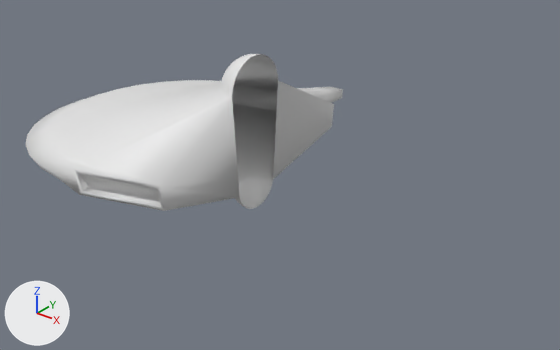
The glTF model games/revenger/assets/Revenger. enemy 2.glb, before and after one commit.
Before and after are seen from a 50 mm camera at (38.8, -115.9, 12.2) aimed at (21.5, -94.2, -1.2). The axes (+X, +Y, +Z) are drawn at lower left. The lights are the same throughout. The older version comes first. Where no turn or scale is listed for an object, it has been applied to the vertices. Vertices at exactly the same position are counted once.
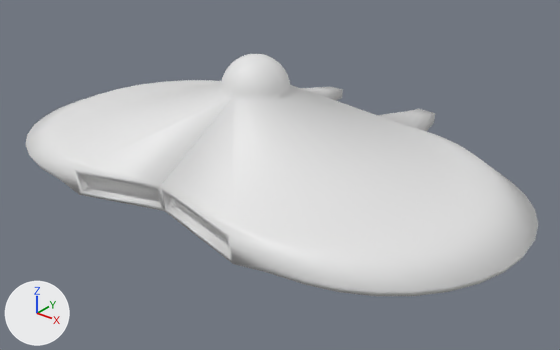
The newer file is also turned or shifted as a whole; pictures and numbers use the older file's frame.

Where the change shows, as pixel boxes [x1, y1, x2, y2] in the pictures (560 x 350 px):
```json
{"object": "Sphere", "change": "reshaped", "before": [26, 54, 343, 211], "after": [26, 54, 538, 296], "on screen": "61% wider, 54% taller"}
{"part": 1, "of": "me_sphere", "change": "added", "after": [161, 54, 538, 296]}
```

Edits to the scene script, one JSON object a line:
```json
{"block": "me_sphere", "where": "# used by ob_sphere; location = (20.99, -95.09, 0.18)"}
{"op": "remove", "block": "me_sphere", "code": "me_sphere.from_pydata(...)  # 421 vertices, 808 faces; spans x -10.86..0.01, y -5.69..9.01, z -2.57..3.67"}
{"op": "add", "block": "me_sphere", "code": "me_sphere.from_pydata(...)  # 842 vertices, 1616 faces; spans x -10.86..10.86, y -5.69..9.01, z -2.57..3.67"}
{"block": "me_sphere", "change": "me_sphere part 1: the loose piece of 421 vertices spanning x -10.86..0.01, y -5.69..9.01, z -2.57..3.67 is copied, and the copy is mirrored in x about the mesh origin; it spans x -0.01..10.86, y -5.69..9.01, z -2.57..3.67"}
```
